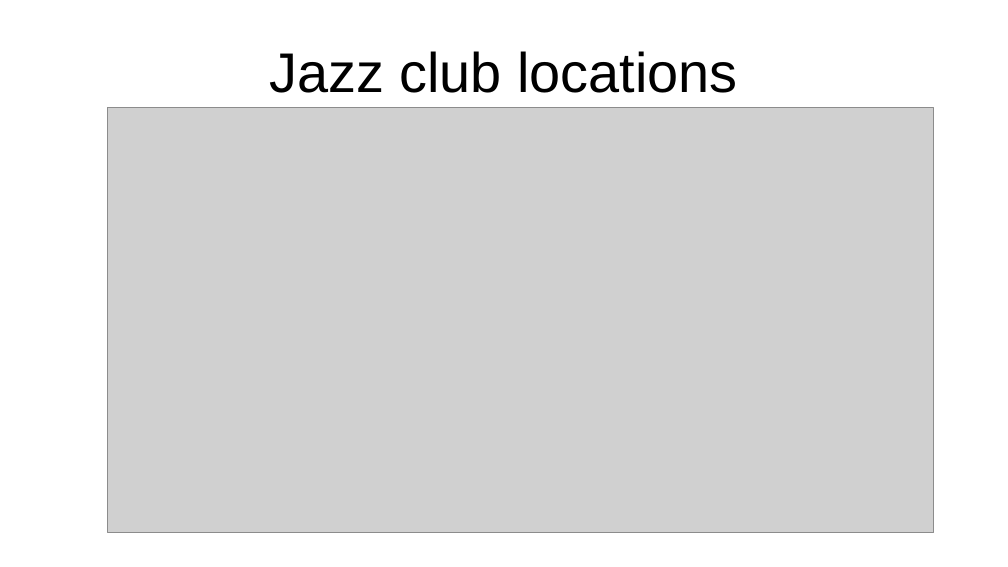
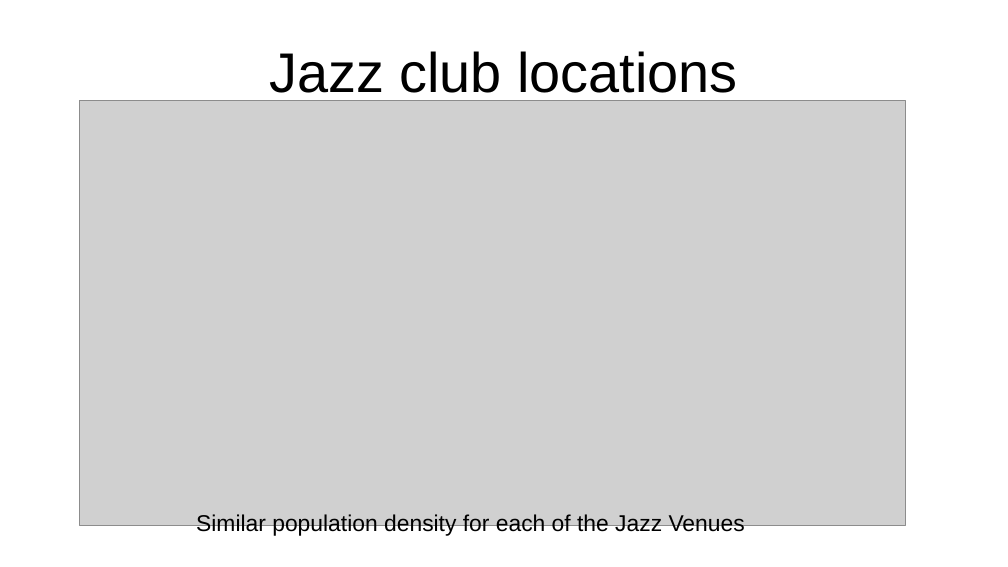
Before and after one commit to githubchinny/data-science, a slide deck: slide 4 of manhattan/presentation.odp. Drawn at 1008x567 pixels with LibreOffice and Linux fonts; fonts in the diff are those of the drawing; grey boxes stand for pictures. Boxes give left, top, right and bottom in pixels: in the first picture for what was removed or moved away, otherwise in the second. Text is boxed around its words. In the diff, an @@ line names an element or a change of style, - is before the commit and + after.

```diff
--- a/manhattan/presentation.odp
+++ b/manhattan/presentation.odp
@@ picture: place and size @@
-picture at [108,108,934,533]
+picture at [80,101,906,526]
@@ text added at [196,514,745,537], 18 pt, text #000000 @@
+Similar population density for each of the Jazz Venues
```
Also in this commit, not shown: 1 other slide changed, 1 other file.
